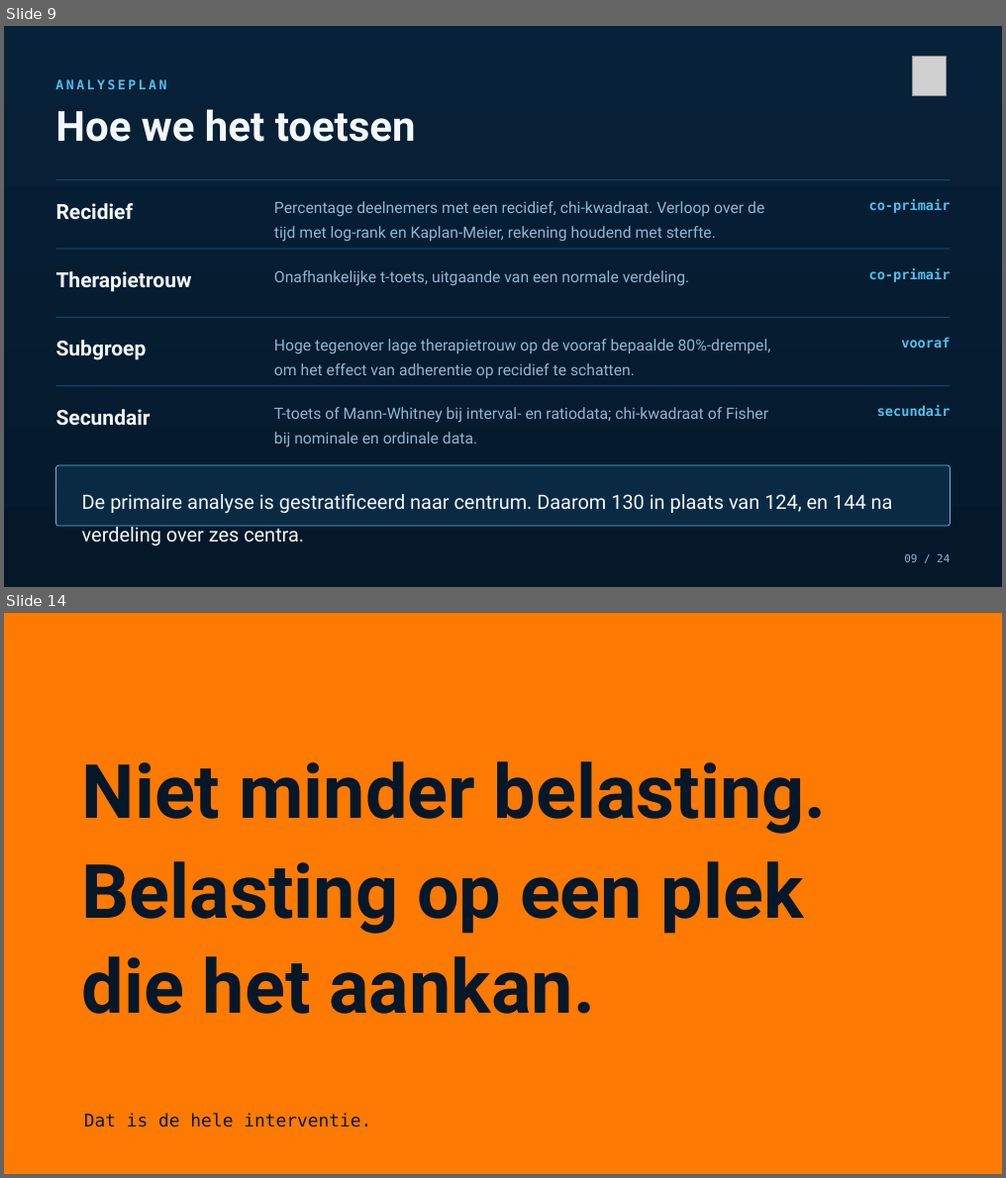
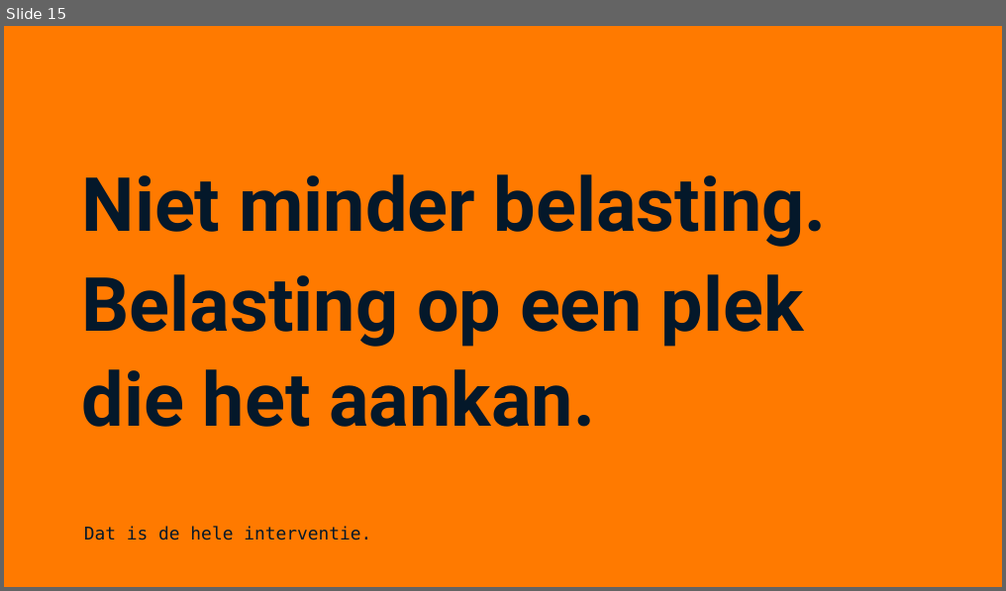
Before and after one commit to Dellfs/paradise-project, a slide deck: PARADISE_presentatie/PARADISE_congres.pptx. Shown one above the other, each under a label of ours: slides 9 and 14 before the commit, slide 15 after it; the slides between them are not shown. The pictures are 1006x1178 and 1006x591 pixels, drawn with LibreOffice and Linux fonts; fonts in the diff are those of the drawing; grey boxes stand for pictures. Boxes give left, top, right and bottom in pixels: in the first picture for what was removed or moved away, otherwise in the second. Text is boxed around its words. In the diff, an @@ line names an element or a change of style, - is before the commit and + after.

```diff
--- a/PARADISE_presentatie/PARADISE_congres.pptx
+++ b/PARADISE_presentatie/PARADISE_congres.pptx
@@ slide 9 removed at (4, 26, 1002, 587), background #FFFFFF @@
@@ rectangle removed at (4, 26, 1002, 587) @@
@@ text removed at (55, 79, 166, 89) @@
-ANALYSEPLAN
@@ picture removed at (912, 56, 946, 95) @@
@@ text removed at (55, 109, 416, 142) @@
-Hoe we het toetsen
@@ rectangle removed at (55, 180, 949, 181) @@
@@ text removed at (56, 203, 134, 219) @@
-Recidief
@@ text removed at (274, 201, 764, 242) @@
-Percentage deelnemers met een recidief, chi-kwadraat. Verloop over de tijd met log-rank en Kaplan-Meier, rekening houdend met sterfte.
@@ text removed at (869, 199, 950, 213) @@
-co-primair
@@ rectangle removed at (55, 249, 949, 249) @@
@@ text removed at (56, 272, 192, 292) @@
-Therapietrouw
@@ text removed at (274, 271, 690, 286) @@
-Onafhankelijke t-toets, uitgaande van een normale verdeling.
@@ text removed at (869, 269, 950, 282) @@
-co-primair
@@ rectangle removed at (55, 317, 949, 318) @@
@@ text removed at (56, 340, 147, 361) @@
-Subgroep
@@ text removed at (274, 339, 771, 378) @@
-Hoge tegenover lage therapietrouw op de vooraf bepaalde 80%-drempel, om het effect van adherentie op recidief te schatten.
@@ text removed at (901, 337, 949, 348) @@
-vooraf
@@ rectangle removed at (55, 386, 949, 386) @@
@@ text removed at (56, 409, 151, 426) @@
-Secundair
@@ text removed at (274, 407, 768, 448) @@
-T-toets of Mann-Whitney bij interval- en ratiodata; chi-kwadraat of Fisher bij nominale en ordinale data.
@@ text removed at (877, 405, 950, 416) @@
-secundair
@@ rounded rectangle removed at (55, 466, 949, 526) @@
@@ text removed at (82, 494, 893, 546) @@
-De primaire analyse is gestratificeerd naar centrum. Daarom 130 in plaats van 124, en 144 na verdeling over zes centra.
@@ text removed at (904, 555, 949, 563) @@
-09 / 24
@@ what was slide 14 is now slide 15 @@
```
Also in this commit, not shown: 19 slides changed, 8 slides added, 2 other slides removed, 9 other files.
